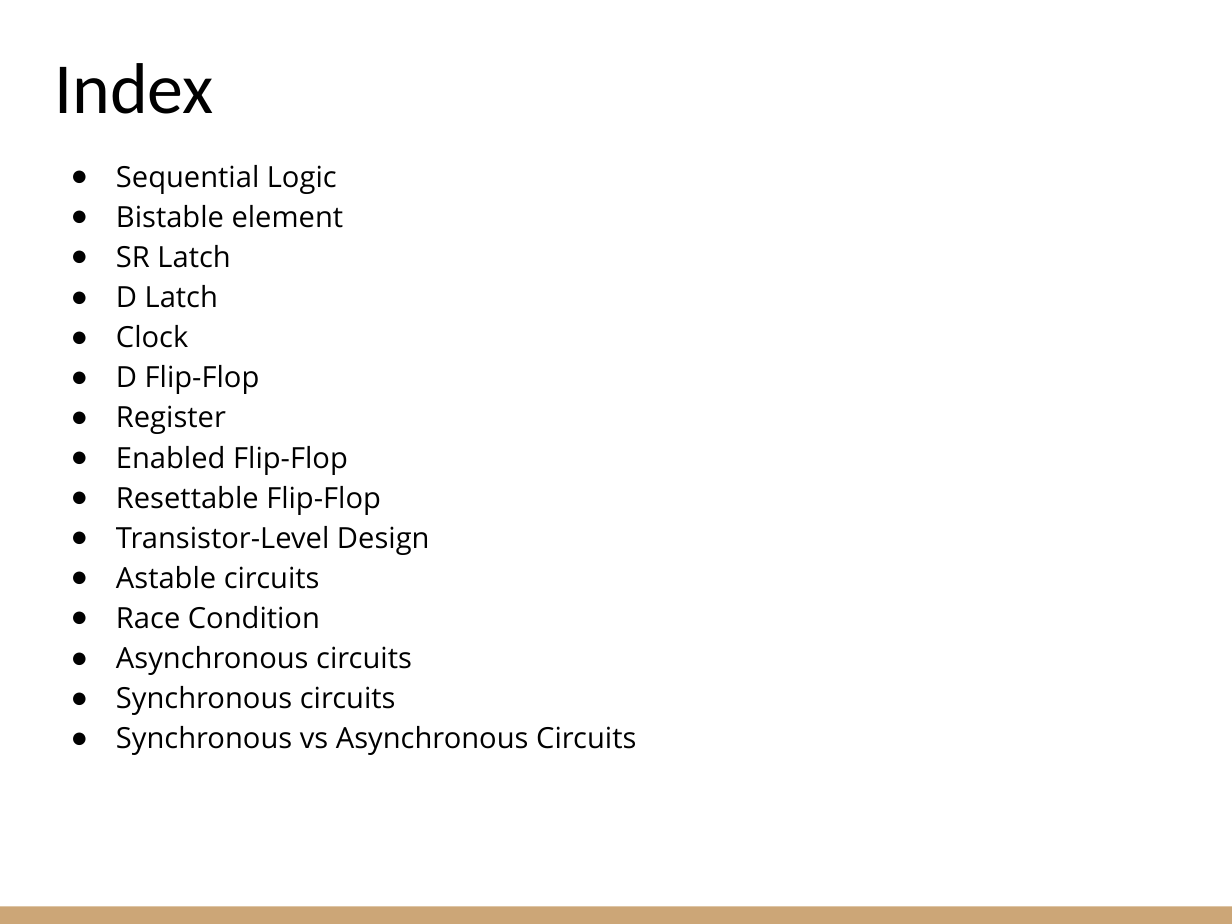
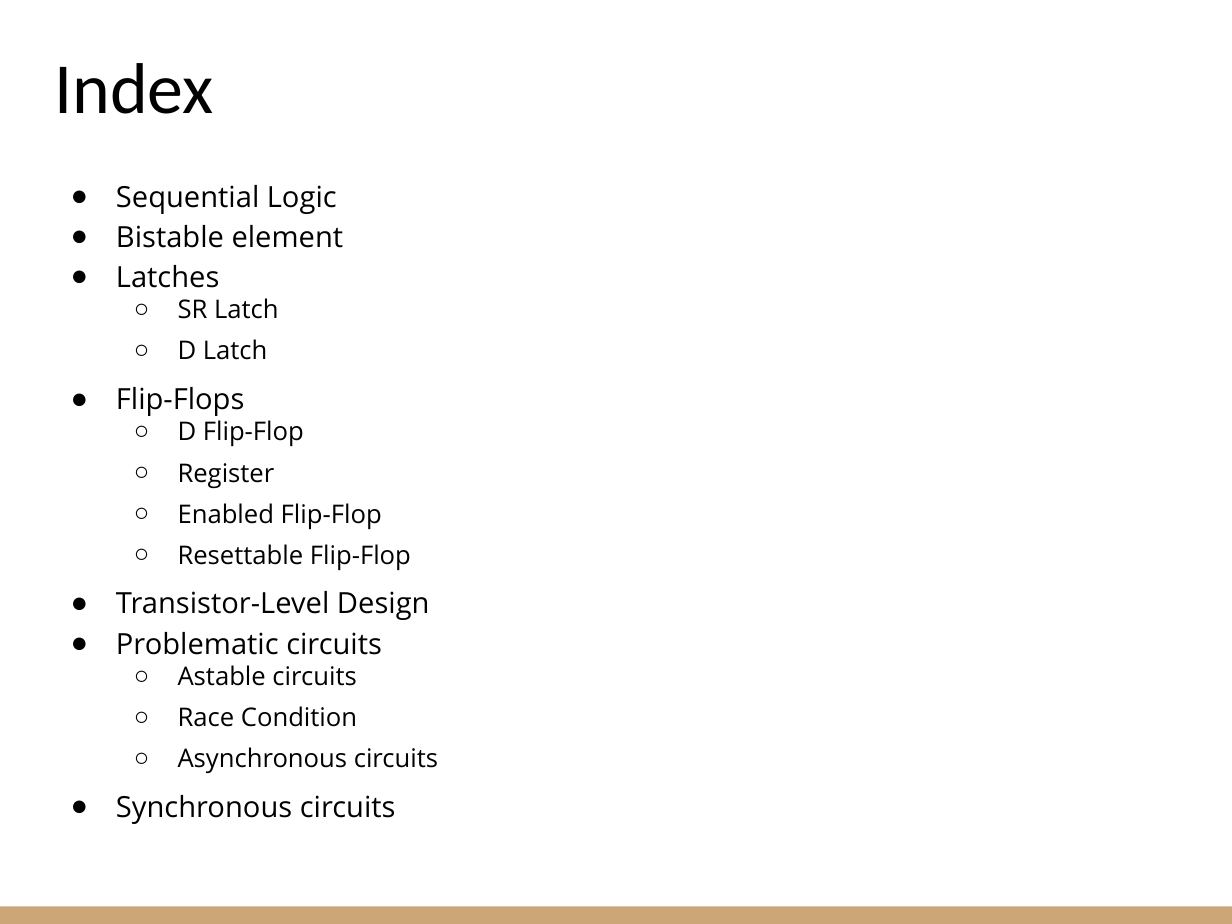
Before and after one commit to riccardoberta/esd, a slide deck: slide 2 of 09 - Sequential Circuits/slides.pptx. Drawn at 1232x924 pixels with LibreOffice and Linux fonts; fonts in the diff are those of the drawing. Boxes give left, top, right and bottom in pixels: in the first picture for what was removed or moved away, otherwise in the second. Text is boxed around its words. In the diff, an @@ line names an element or a change of style, - is before the commit and + after.

Commit message:
Added exercises to sequential circuits

```diff
--- a/09 - Sequential Circuits/slides.pptx
+++ b/09 - Sequential Circuits/slides.pptx
@@ text "Sequential Logic": place and size @@
-text "Sequential Logic" at <box>116,165,636,755</box>
+text "Sequential Logic" at <box>116,185,438,824</box>
@@ text at <box>116,265,219,288</box>: paragraph added @@
+● Latches
@@ text at <box>178,298,438,773</box>: size 17 to 15 pt in "SR Latch", "D Latch", "D Flip-Flop", "Register" and 5 more places; bullet ● to ○; list level 1 to 2 in "SR Latch"; line spacing 1.15 to 1; list level 1 to 2 in "D Latch"; list level 1 to 2 in "D Flip-Flop"; list level 1 to 2 in "Register"; list level 1 to 2 in "Enabled Flip-Flop"; list level 1 to 2 in "Resettable Flip-Flop"; list level 1 to 2 in "Astable circuits"; list level 1 to 2 in "Race Condition"; list level 1 to 2 in "Asynchronous circuits" @@
@@ text at <box>116,387,245,416</box>: text changed @@
-● Clock
+● Flip-Flops
@@ text at <box>116,632,382,655</box>: paragraph added @@
+● Problematic circuits
@@ text at <box>116,726,636,755</box>: paragraph removed @@
-● Synchronous vs Asynchronous Circuits
```
Also in this commit, not shown: 7 other slides changed, 8 slides added, 4 slides removed, 36 other files.
